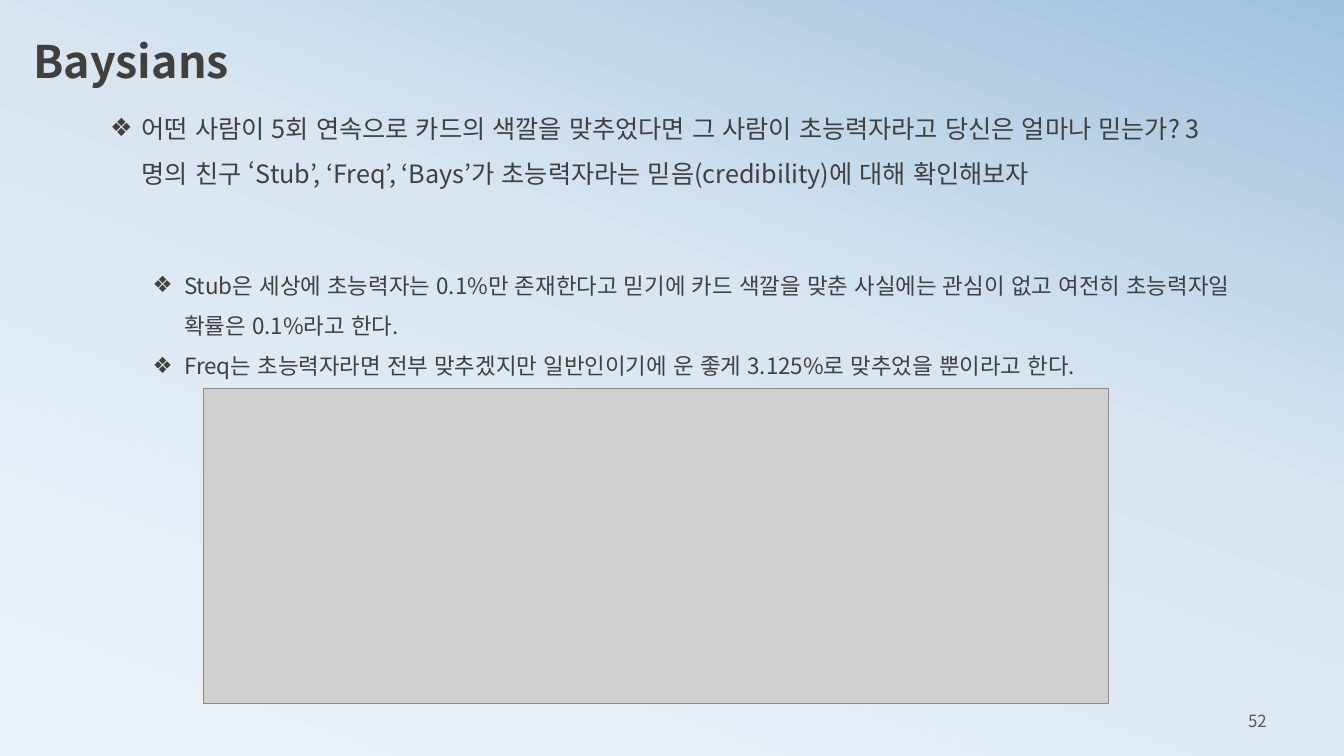
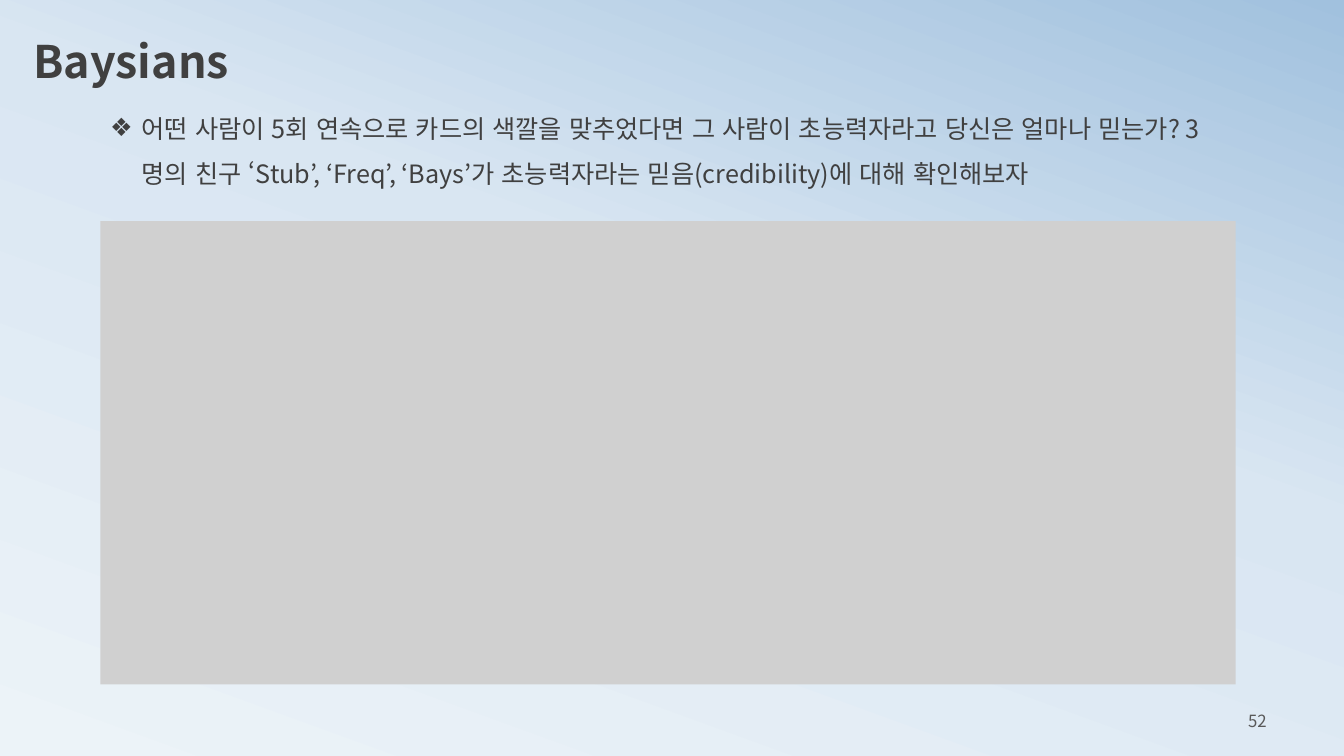
Before and after one commit to ancestor9/mathematics-for-machine-learning, a slide deck: slide 52 of 3_probability theory for machine learning.pptx. Drawn at 1344x756 pixels with LibreOffice and Linux fonts; fonts in the diff are those of the drawing; grey boxes stand for pictures. Boxes give left, top, right and bottom in pixels: in the first picture for what was removed or moved away, otherwise in the second. Text is boxed around its words. In the diff, an @@ line names an element or a change of style, - is before the commit and + after.

```diff
--- a/3_probability theory for machine learning.pptx
+++ b/3_probability theory for machine learning.pptx
@@ picture added at bbox=[101, 221, 1236, 685] @@
@@ text removed at bbox=[184, 275, 1229, 379] @@
-  ❖ Stub은 세상에 초능력자는 0.1%만 존재한다고 믿기에 카드 색깔을 맞춘 사실에는 관심이 없고 여전히 초능력자일 확률은 0.1%라고 한다.
-  ❖ Freq는 초능력자라면 전부 맞추겠지만 일반인이기에 운 좋게 3.125%로 맞추었을 뿐이라고 한다.
@@ picture removed at bbox=[204, 388, 1109, 703] @@
```
Also in this commit, not shown: 28 other slides changed, 5 slides added, 3 slides removed.
